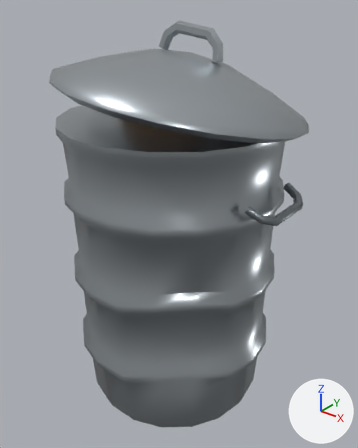
What one commit did to the FBX model fbx/B_shop/Shop_TrashCan.fbx.
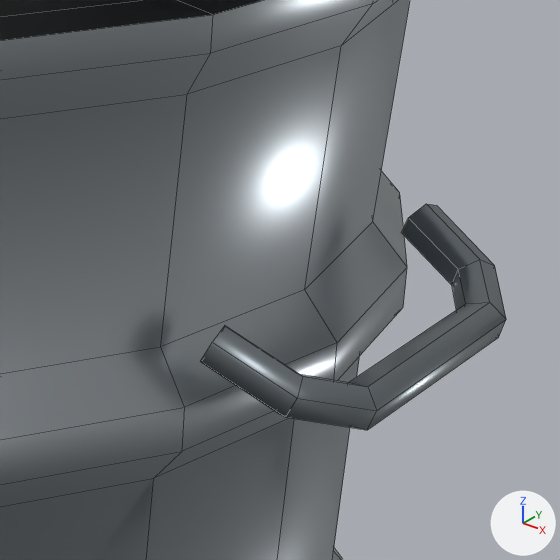
Each version is shown whole from a camera (50 mm lens) standing at (2.98, -3.59, 4.25) and looking at (0.06, 0.06, 1.99), then close up on the part from 58% to 88% of the width and 32% to 56% of the height. Arrows for +X, +Y and +Z are at lower right; the lights stay in place. The first two pictures are the older version. The close-ups show mesh edges as thin lines. Where no turn or scale is listed for an object, it has been applied to the vertices.

Names of what the first close-up shows: 'Body', 'Handles'.
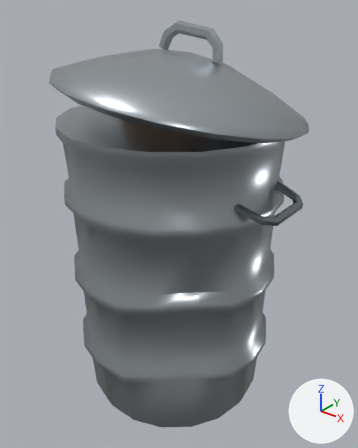
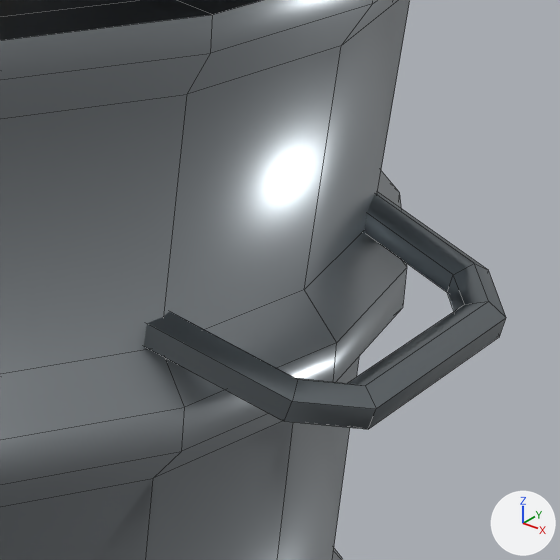
Location of each change, [x1, y1, x2, y2] in pixels of the close-ups (560 x 560 px; the box of a moved part takes in the faces that stretch with it):
'Handles', reshaped, moved: before [201, 204, 506, 430]; after [144, 192, 506, 429]
part 1 of me_pipe, moved or reshaped (not visible afterwards): before [203, 363, 283, 416]
part 2 of me_pipe, moved or reshaped: before [201, 325, 377, 430]; after [144, 311, 376, 429]
part 3 of me_pipe, moved or reshaped: before [300, 374, 363, 386]; after [296, 378, 364, 386]
part 4 of me_pipe, moved or reshaped: before [402, 204, 506, 318]; after [364, 192, 506, 317]
part 5 of me_pipe, shading changed: before [201, 204, 506, 430]; after [144, 192, 506, 429]

What the commit changed:
me_pipe has 72 vertices, 64 faces and spans x -1.31..1.31, y -0.39..0.39, z 2.41..2.59.
me_pipe is used by ob_handles; location (-0.016, 0.078, 0.0).
me_pipe part 1: all 2 vertices in x 1.05, y -0.35..-0.32, z 2.51..2.53 are moved by (-0.11, 0.0, 0.0).
me_pipe part 2: all 2 vertices in x 1.22..1.23, y -0.35..-0.31, z 2.5..2.52 are moved by (-0.01, 0.0, -0.01).
me_pipe part 3: the 1 vertex in x 1.19, y -0.28, z 2.51 is moved by (-0.01, 0.01, -0.01).
me_pipe part 4: 12 of 72 vertices moved; they spanned x 1.05..1.23, y 0.28..0.39, z 2.45..2.59 and now span x 0.94..1.22, y 0.28..0.39, z 2.43..2.59; mean shift (-0.06, 0.0, -0.01); largest move (1.09, 0.38, 2.57) -> (0.96, 0.38, 2.57).
me_pipe part 5: edges marked sharp go from 58 to 52.
